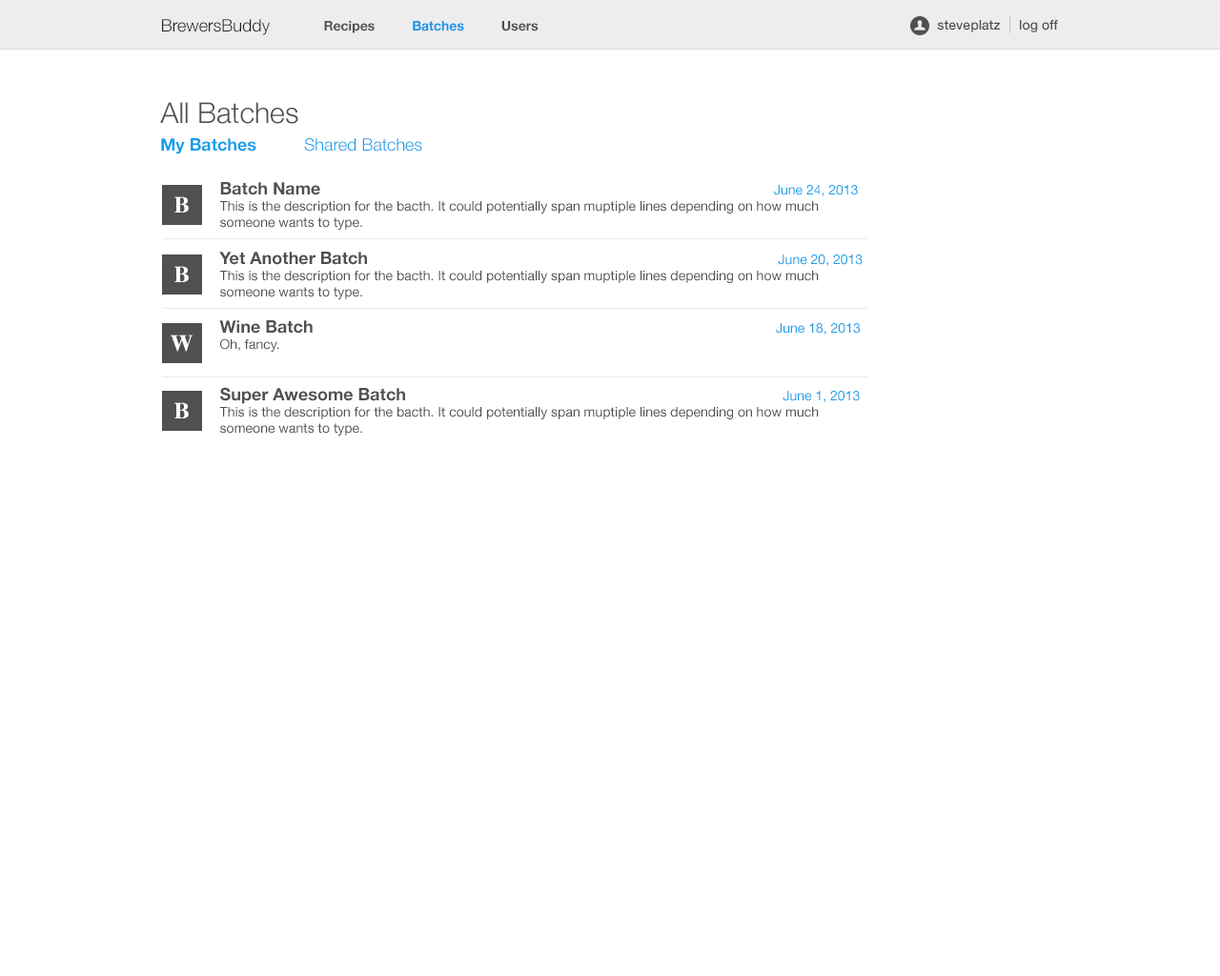
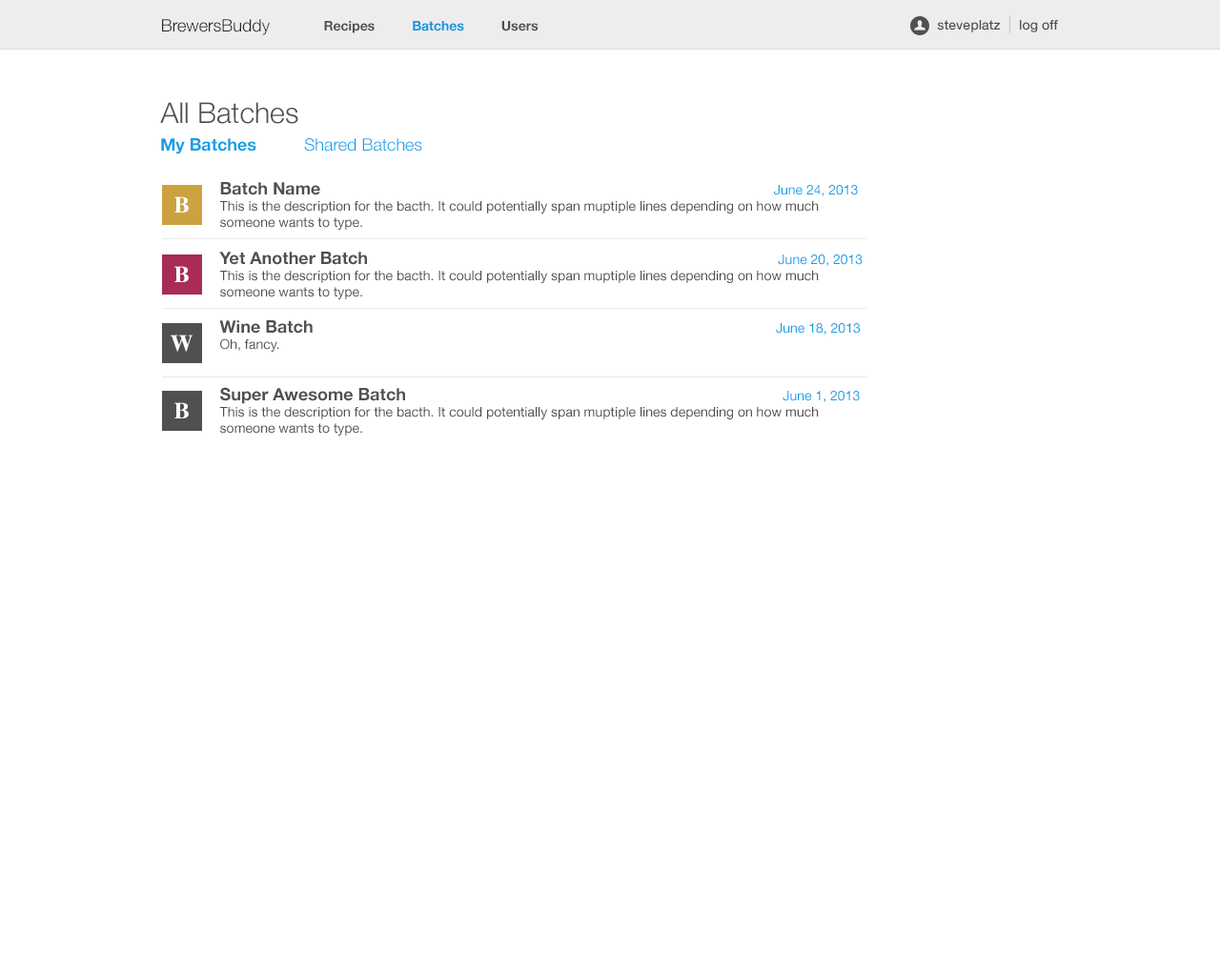
Revision of a layered 1220 × 976 image; what changed, layer by layer:
painted on "Rectangle 3" (1st of 4, in "Content" › "Batch 1") over box(162, 184, 203, 225)
painted on "Rectangle 3" (2nd of 4, in "Content" › "Batch 2") over box(162, 254, 203, 295)
